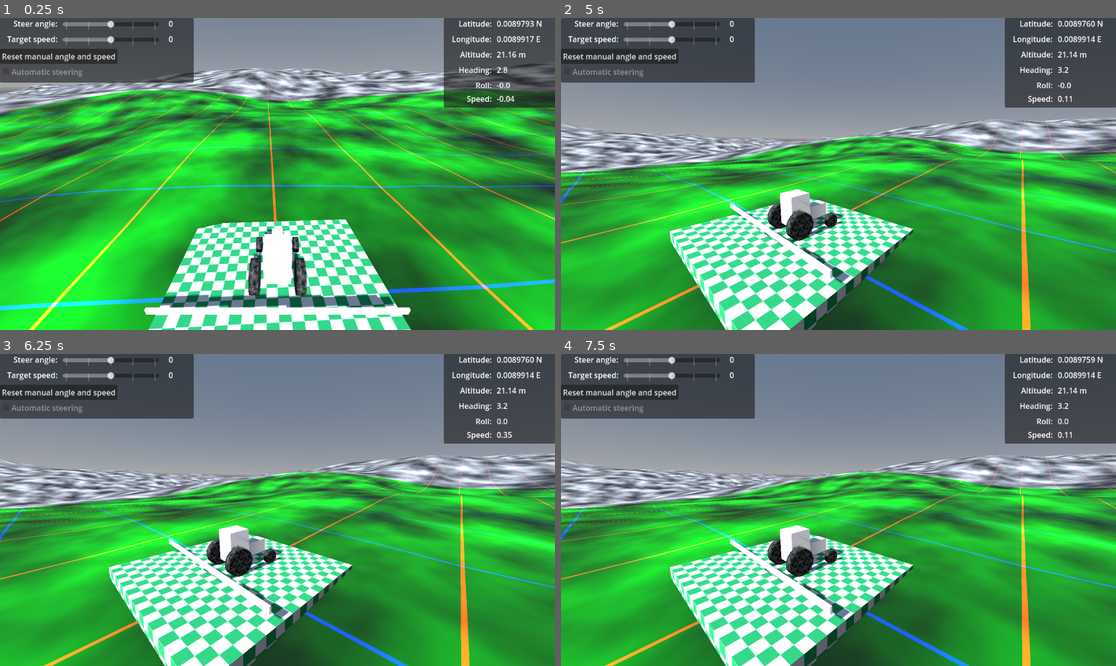
Above: before the commit, frames 1-4 (two rows, left to right).
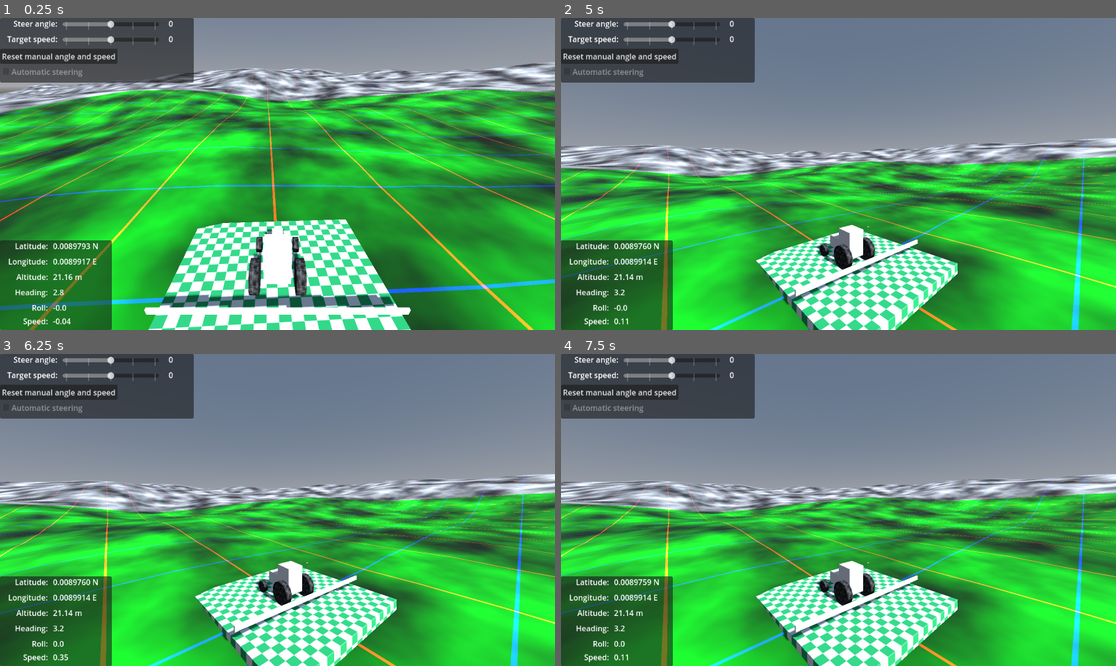
Above: after the commit, the same moments.

Repository: GNSS-Stylist/AgOpenGPSSimPoC
Game: Godot game, scene res://Main.tscn
Same seed, same stepped clock (60 frames per second), same inputs: the game is played once before the commit and once after it. The engine's default icon, where the game draws it, is replaced by a stand-in: a white triangle on a blue panel in a dark square.
Inputs (mouse positions are in pixels of both pictures, inside the frame that each line leads up to):
- Up to frame 1 (0.25 s): no input
- Up to frame 2 (5 s): tap Enter (steer_switch) at 0.5 s; move the mouse to (960, 158) at 0.52 s; hold L (6dof_rotate_z_right) 0.53-1.28 s; tap B (create_new_ball) at 0.6 s; move the mouse to (727, 189) at 1.27 s; hold J (move_backward) 1.28-2.03 s; tap S (decrease_speed) at 1.35 s; move the mouse to (894, 105) at 2.02 s; hold L (6dof_rotate_z_right) 2.03-2.78 s; hold A (decrease_steering_angle) 2.03-2.78 s; move the mouse to (810, 236) at 2.77 s; hold U (move_forward) 2.78-3.53 s; tap W (increase_speed) at 2.85 s; move the mouse to (1005, 220) at 3.52 s; hold D (increase_steering_angle) 3.53-4.28 s; hold O (6dof_rotate_z_left) from 3.53 s (still down); tap F4 (camera_tractor_angled) at 4.15 s; move the mouse to (672, 127) at 4.27 s; click (672, 127) at 4.35 s; tap F5 (camera_tractor_angled_2, bound only after the commit) at 4.9 s
- Up to frame 3 (6.25 s): move the mouse to (305, 510) at 5.02 s; release O (6dof_rotate_z_left) at 5.03 s; hold J (move_backward) 5.03-5.78 s; right-click (305, 510) at 5.1 s; move the mouse to (194, 432) at 5.77 s; hold L (6dof_rotate_z_right) from 5.78 s (still down); tap Mouse wheel down (movement_speed_down_mousewheel) at 5.85 s
- Up to frame 4 (7.5 s): move the mouse to (960, 494) at 6.52 s; release L (6dof_rotate_z_right) at 6.53 s; hold U (move_forward) 6.53-7.28 s; tap Mouse wheel up (movement_speed_up_mousewheel) at 6.6 s; move the mouse to (727, 525) at 7.27 s; hold L (6dof_rotate_z_right) from 7.28 s (still down); tap Enter (steer_switch) at 7.35 s

The runs differ from the first frame. In frame 1, 11% of the frame differs, in the area x 0-100%, y 0-100%; in frame 2, 60%; in frame 3, 60%; in frame 4, 60%.

Commit message:
Add new camera and some minor fixes
Also moved location etc. data to lower left corner to make room for AgOpenGPS screen into top right corner (when making a video). Minor fixes includes fixing/disabling some warnings.

Diff:
--- a/Main.gd
+++ b/Main.gd
@@ -45,8 +45,8 @@
 	shape.map_depth = heightMapImage.get_height()
 	shape.map_data = data
 	collisionShape.shape = shape
-	var scale = 1000/float(heightMapImage.get_width())
-	collisionShape.scale = Vector3(scale, 1, scale)
+	var scaleVal = 1000/float(heightMapImage.get_width())
+	collisionShape.scale = Vector3(scaleVal, 1, scaleVal)
 
 var accumDelta:float = 0
 var terrainCollisionShapeUpdated:bool = false
@@ -116,6 +116,8 @@
 		$Tractor/Camera_Follow.current = true
 	elif (Input.is_action_just_pressed("camera_tractor_angled")):
 		$Tractor/Camera_Angled.current = true
+	elif (Input.is_action_just_pressed("camera_tractor_angled_2")):
+		$Tractor/Camera_Angled_2.current = true
 
 func updateLocationOrientation():
 	$Panel_LocationOrientation/Label_Latitude_Value.text = "%1.7f N" % $Tractor.latitude
--- a/Main.tscn
+++ b/Main.tscn
@@ -172,6 +172,9 @@
 [node name="Camera_Angled" type="Camera3D" parent="Tractor"]
 transform = Transform3D(-0.71325, 0.13374, -0.688031, 0, 0.981627, 0.190809, 0.700909, 0.136095, -0.700146, -9.55713, 4.76142, -5.78461)
 
+[node name="Camera_Angled_2" type="Camera3D" parent="Tractor"]
+transform = Transform3D(-0.803857, -0.0456342, 0.59307, 0, 0.997053, 0.076719, -0.594823, 0.0616711, -0.801488, 8.787, 6.321, -10.04)
+
 [node name="StaticBox" type="MeshInstance3D" parent="."]
 transform = Transform3D(1, 0, 0, 0, 1, 0, 0, 0, 1, 0, 18.322, 0)
 material_override = SubResource("StandardMaterial3D_gycji")
@@ -186,13 +189,12 @@
 environment = SubResource("Environment_27gc0")
 
 [node name="Panel_LocationOrientation" type="Panel" parent="."]
-anchors_preset = 1
-anchor_left = 1.0
-anchor_right = 1.0
-offset_left = -231.0
-offset_right = 1.0
-offset_bottom = 186.0
-grow_horizontal = 0
+anchors_preset = 2
+anchor_top = 1.0
+anchor_bottom = 1.0
+offset_top = -186.0
+offset_right = 232.0
+grow_vertical = 0
 
 [node name="Label_Latitude" type="Label" parent="Panel_LocationOrientation"]
 layout_mode = 0
--- a/project.godot
+++ b/project.godot
@@ -14,6 +14,10 @@
 run/main_scene="res://Main.tscn"
 config/features=PackedStringArray("4.1", "Forward Plus")
 config/icon="res://icon.svg"
+
+[debug]
+
+gdscript/warnings/integer_division=0
 
 [input]
 
@@ -147,6 +151,11 @@
 "events": [Object(InputEventKey,"resource_local_to_scene":false,"resource_name":"","device":-1,"window_id":0,"alt_press …(182 unchanged characters)…
 ]
 }
+camera_tractor_angled_2={
+"deadzone": 0.5,
+"events": [Object(InputEventKey,"resource_local_to_scene":false,"resource_name":"","device":-1,"window_id":0,"alt_pressed":false,"shift_pressed":false,"ctrl_pressed":false,"meta_pressed":false,"pressed":false,"keycode":0,"physical_keycode":4194336,"key_label":0,"unicode":0,"echo":false,"script":null)
+]
+}
 full_screen_toggle={
 "deadzone": 0.5,
 "events": [Object(InputEventKey,"resource_local_to_scene":false,"resource_name":"","device":-1,"window_id":0,"alt_press …(182 unchanged characters)…
